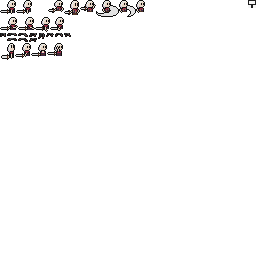
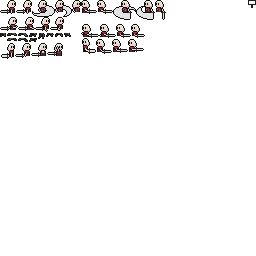
Layers edited between the first and the second 256px x 256px image:
added group "Armed left" with 16 layers above "Armed Right" over [81, 0, 166, 54]
showed group "#1" (1st of 2, in "Armed left") (15 layers), moved it into group "Armed left" over [80, 0, 166, 54]
added layer "Layer 39" (1st of 2, in "Armed left" › "#1") in group "#1" over [112, 39, 144, 53]
added layer "Layer 23 copy 2" (1st of 2, in "Armed left" › "#1") in group "#1" over [96, 39, 112, 54]
added layer "Layer 41" (1st of 2, in "Armed left" › "#1") in group "#1" over [82, 38, 96, 54]
added layer "Layer 12 copy 6" (1st of 2, in "Armed left" › "#1") in group "#1" over [155, 0, 166, 20]
added layer "Layer 46" in group "#1" over [136, 6, 153, 20]
added layer "Layer 12 copy 5" (1st of 2, in "Armed left" › "#1") in group "#1" over [144, 0, 155, 20]
added layer "Layer 12 copy 4" (1st of 2, in "Armed left" › "#1") in group "#1" over [118, 0, 132, 20]
added layer "Layer 45" in group "#1" over [113, 6, 136, 18]
added layer "Layer 38 copy 5" (1st of 2, in "Armed left" › "#1") in group "#1" over [97, 0, 113, 14]
renamed "Head" to "Layer 38 copy 4", painted on it over [80, 0, 97, 14]
added layer "Layer 38 copy 3" (1st of 2, in "Armed left" › "#1") in group "#1" over [116, 24, 131, 38]
added layer "Layer 38 copy" (1st of 2, in "Armed left" › "#1") in group "#1" over [81, 24, 99, 38]
added layer "Layer 38" (1st of 2, in "Armed left" › "#1") in group "#1" over [99, 24, 116, 38]
removed group "#3" (12 layers) from group "Armed Idle Right" over [48, 0, 96, 15]
painted on "Layer 41" (2nd of 2, in "Armed Right" › "#1") over [1, 45, 15, 60]
painted on "Layer 12 copy 6" (2nd of 2, in "Armed Right" › "#1") over [72, 0, 144, 13]
painted on "Layer 12 copy 5" (2nd of 2, in "Armed Right" › "#1") over [55, 0, 127, 17]
painted on "Layer 12 copy 4" (2nd of 2, in "Armed Right" › "#1") over [32, 0, 110, 17]
removed layer "Layer 30" from group "#1" over [96, 5, 119, 17]
…and 20 more changes (1 added, 19 removed)
